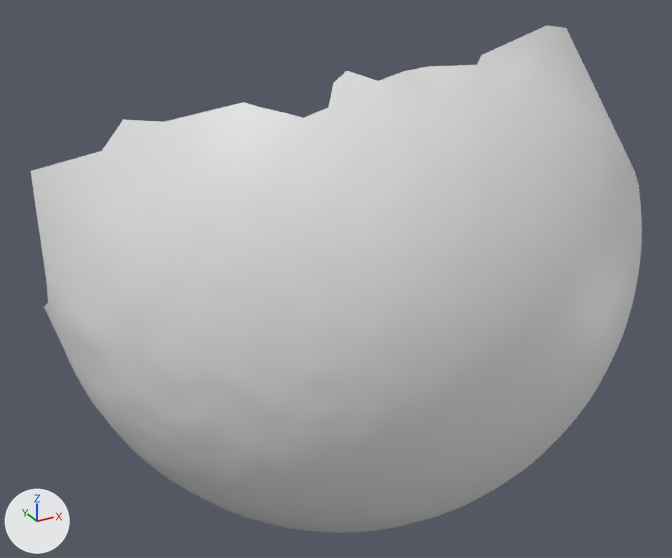
The OBJ model res/final/camerafocus/cleanedup/CameraFocus_M8.000001.obj as it was, and as the next commit left it.
One viewpoint serves both versions: a camera (50 mm lens) standing at (-175.4, -255.3, 57.6) and looking at (-70.4, -64.4, -37.8). Every picture has the same lights, and +X, +Y and +Z are marked at lower left. Where no turn or scale is listed for an object, it has been applied to the vertices.

Objects in the first picture: 'CameraFocus_M8.000001'.
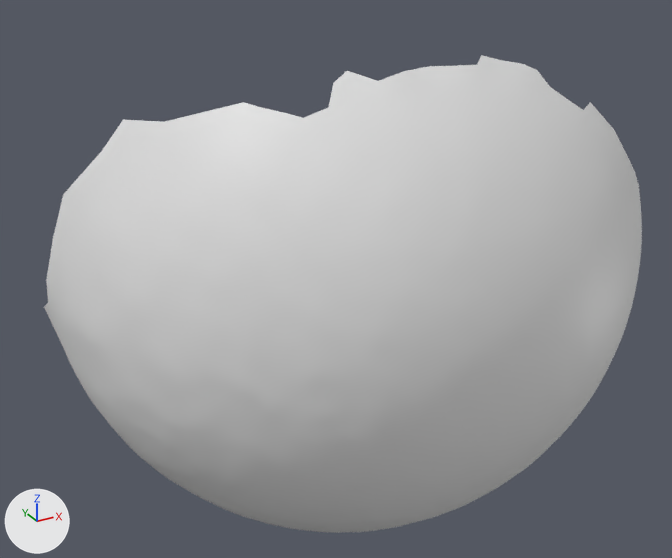
Pixel boxes (x1, y1, x2, y2) of what changed, in the pictures (672 x 558 px):
'CameraFocus_M8.000001', reshaped: before (31, 25, 642, 533); after (44, 55, 642, 533)
part 1 of me_camerafocus_m8_000001, deleted: before (483, 25, 624, 148)
part 2 of me_camerafocus_m8_000001, deleted: before (31, 151, 101, 279)

Patch to the scene script:
```diff
--- a/res/final/camerafocus/cleanedup/CameraFocus_M8.000001.obj.py
+++ b/res/final/camerafocus/cleanedup/CameraFocus_M8.000001.obj.py
@@ me_camerafocus_m8_000001 @@
 # used by ob_camerafocus_m8_000001; location = (0.0, 0.0, 0.0)
 # verts and faces of me_camerafocus_m8_000001; kept vertices keep their numbers, new ones are numbered from 4402
 # before: 4347 (-138.0, -42.0, -32.0) at pixel (46, 280), 4352 (-136.0, -49.0, -19.0) at pixel (53, 236), 4382 (-126.0, -62.0, 3.0) at pixel (101, 150), 4397 (-137.0, -37.0, -7.0) at pixel (30, 170), 4398 (-133.0, -52.0, -9.0) at pixel (63, 194)
-me_camerafocus_m8_000001.from_pydata(...)  # 4402 vertices, 8735 faces; spans x -138.0..14.0, y -123.0..-22.0, z -115.0..26.0
+me_camerafocus_m8_000001.from_pydata(...)  # 4399 vertices, 8720 faces; spans x -138.0..14.0, y -123.0..-22.0, z -115.0..22.0
+# me_camerafocus_m8_000001 part 1
+# 2 vertices are removed from x -33.0..-19.0, y -92.0..-84.0, z 23.0..26.0
+# 12 faces are deleted
+# me_camerafocus_m8_000001 part 2
+delete_vertices([4397])  # with the faces that use them
```
